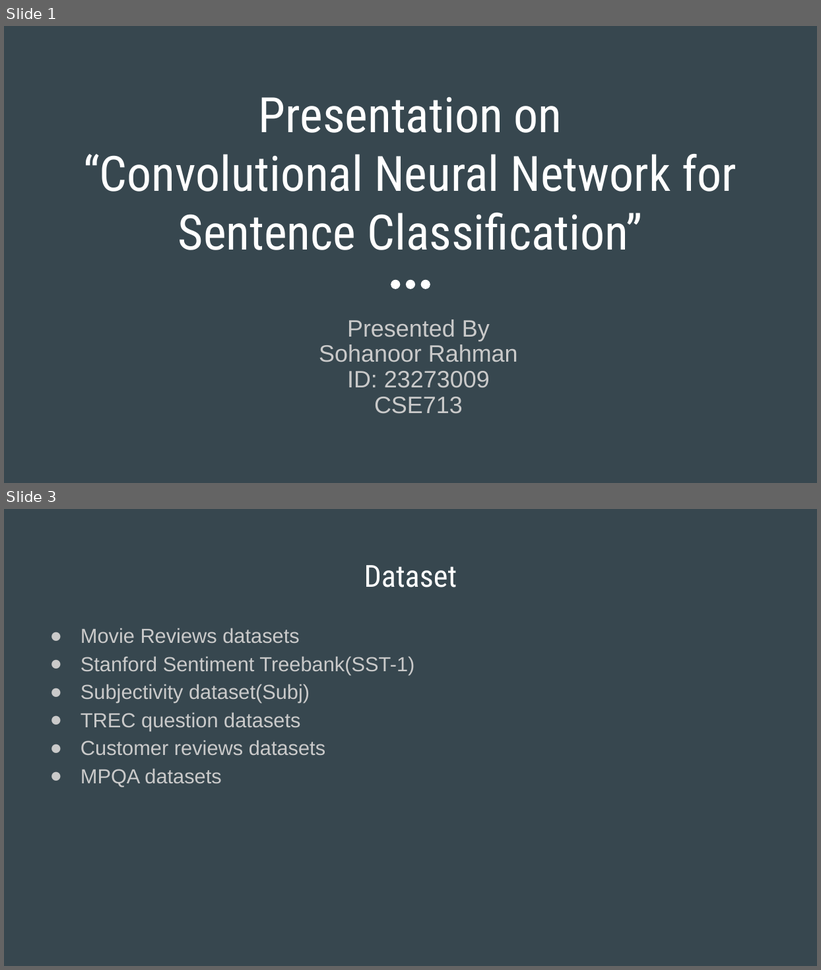
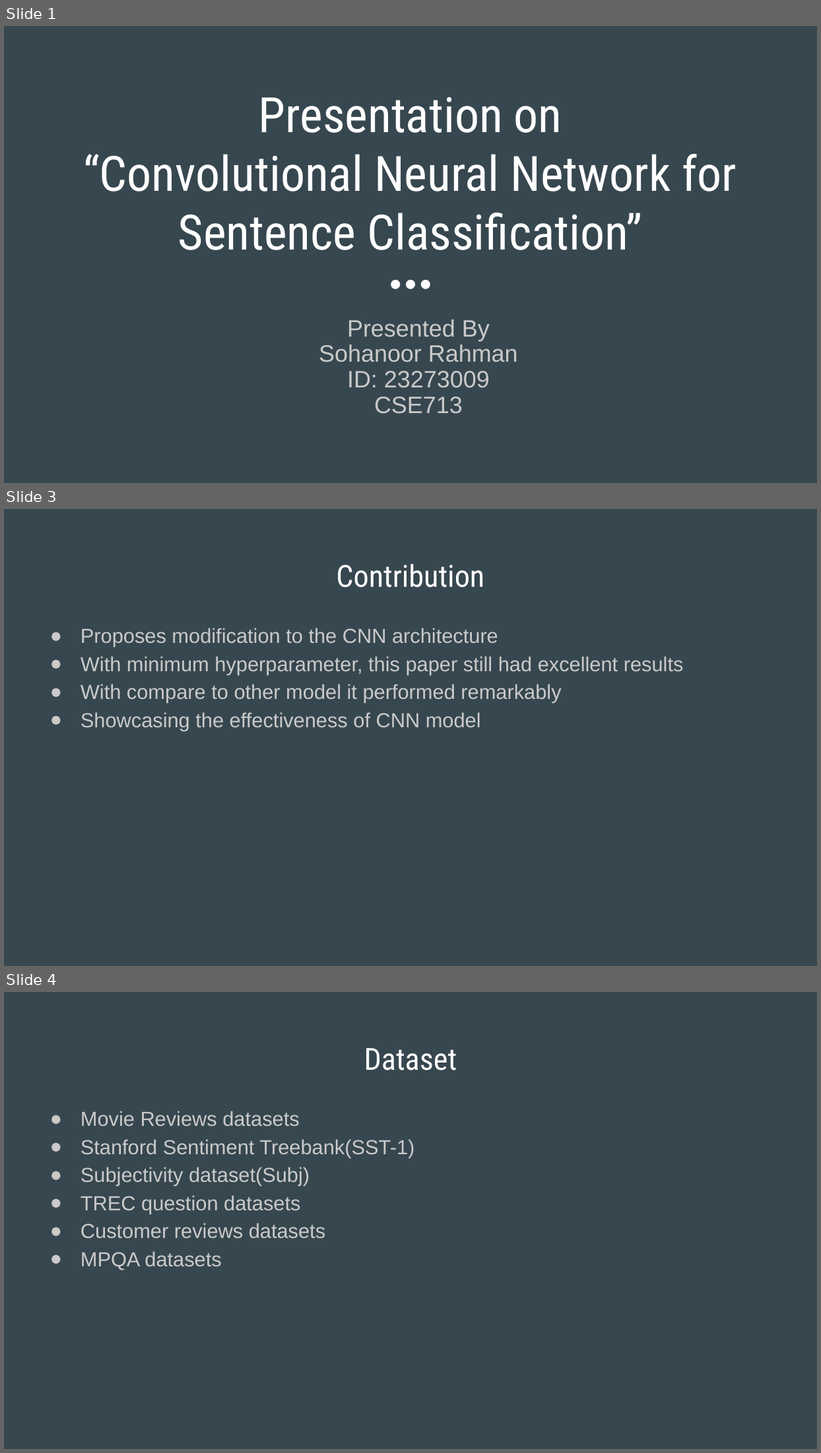
Before and after one commit to notsohan/CSE713, a slide deck: Task 1/Slides Task 1.pptx. Shown one above the other, each under a label of ours: slides 1 and 3 before the commit, slides 1, 3 and 4 after it; the slides between them are not shown. The pictures are 821x970 and 821x1453 pixels, drawn with LibreOffice and Linux fonts; fonts in the diff are those of the drawing. Boxes give left, top, right and bottom in pixels: in the first picture for what was removed or moved away, otherwise in the second. Text is boxed around its words. In the diff, an @@ line names an element or a change of style, - is before the commit and + after.

```diff
--- a/Task 1/Slides Task 1.pptx
+++ b/Task 1/Slides Task 1.pptx
@@ slide 3 added at (4, 509, 817, 966), background #37474F @@
@@ title added at (336, 564, 484, 588), 27 pt, text #FFFFFF @@
+Contribution
@@ text added at (81, 628, 684, 731), 18 pt, text #CACACA @@
+● Proposes modification to the CNN architecture
+● With minimum hyperparameter, this paper still had excellent results
+● With compare to other model it performed remarkably
+● Showcasing the effectiveness of CNN model
@@ what was slide 3 is now slide 4 @@
```
Also in this commit, not shown: 3 slides changed, 1 other slide added, 2 slides removed.
